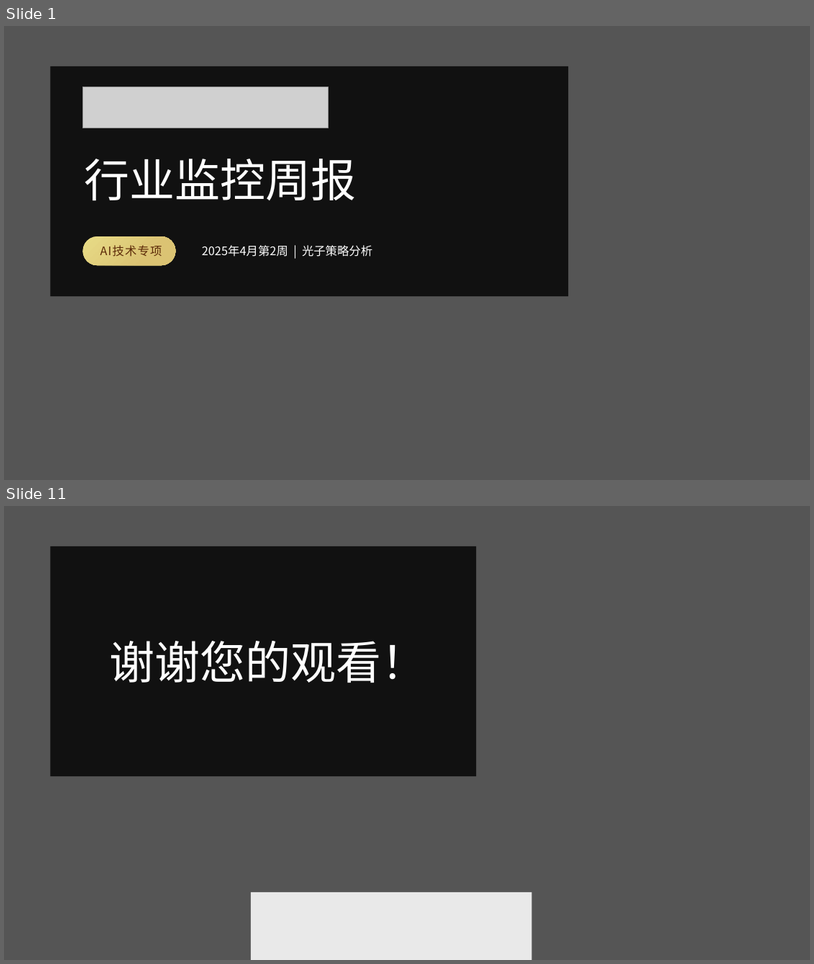
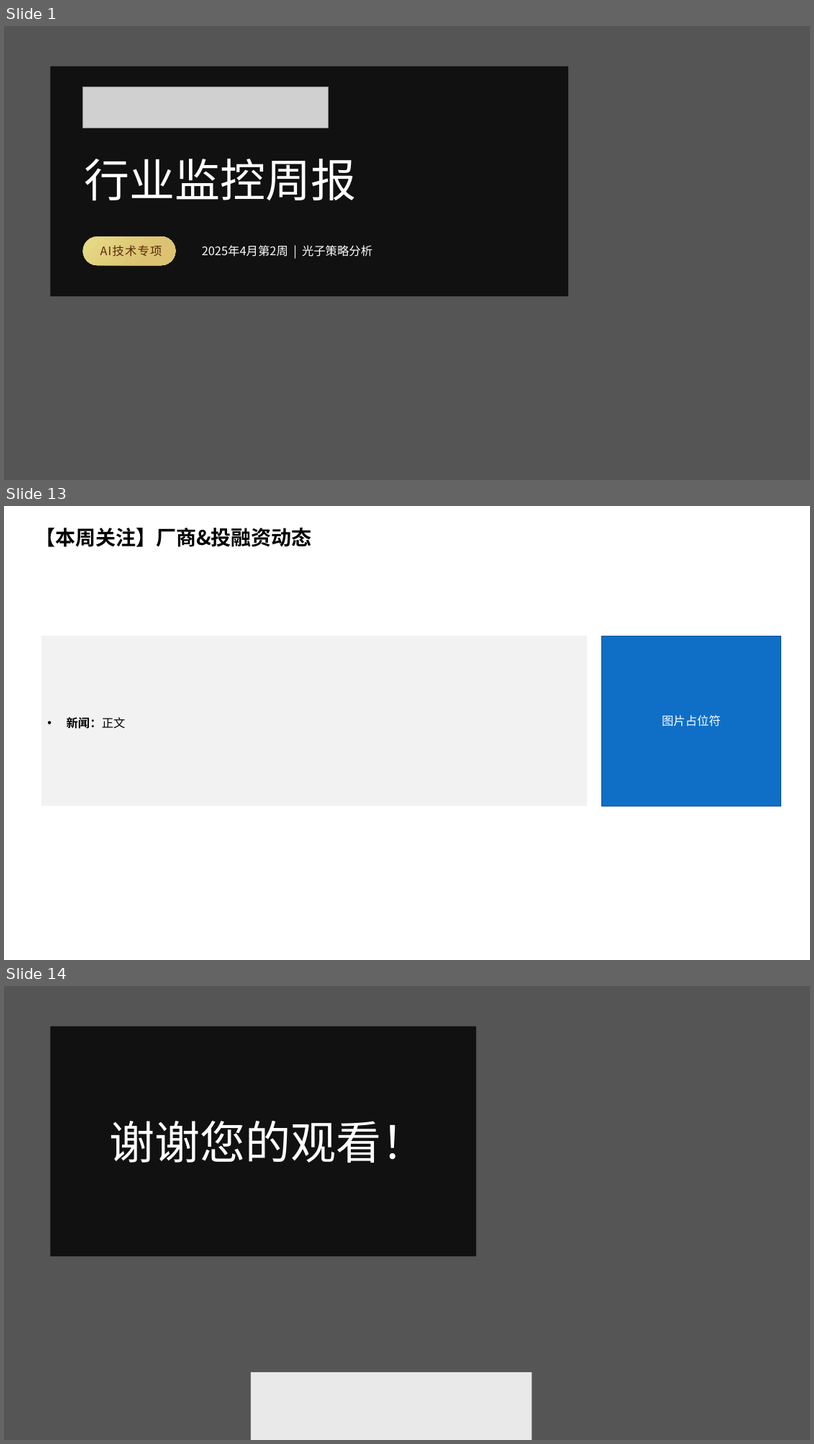
Before and after one commit to jiaqizhao0226-byte/ai-weekly-report-generator, a slide deck: AI周报模板.pptx. Shown one above the other, each under a label of ours: slides 1 and 11 before the commit, slides 1, 13 and 14 after it; the slides between them are not shown. The pictures are 814x964 and 814x1444 pixels, drawn with LibreOffice and Linux fonts; fonts in the diff are those of the drawing; grey boxes stand for pictures; background and template pictures are left out; a plain dark background stands for a picture behind light text. Boxes give left, top, right and bottom in pixels: in the first picture for what was removed or moved away, otherwise in the second. Text is boxed around its words. In the diff, an @@ line names an element or a change of style, - is before the commit and + after.

```diff
--- a/AI周报模板.pptx
+++ b/AI周报模板.pptx
@@ slide 13 added at [4, 506, 810, 960], background #FFFFFF @@
@@ title added at [35, 528, 312, 547], 24 pt, text #000000, bold @@
+【本周关注】厂商&投融资动态
@@ rectangle added at [41, 636, 587, 806], fill #F2F2F2, 14 pt, text #000000, bold @@
+• 新闻：正文
@@ rectangle added at [602, 636, 782, 806], fill #0F6FC6, outline #0B5292 1 pt, 14 pt, text #FFFFFF @@
+图片占位符
@@ what was slide 11 is now slide 14 @@
```
Also in this commit, not shown: 9 slides changed, 2 other slides added, 1 other file.
